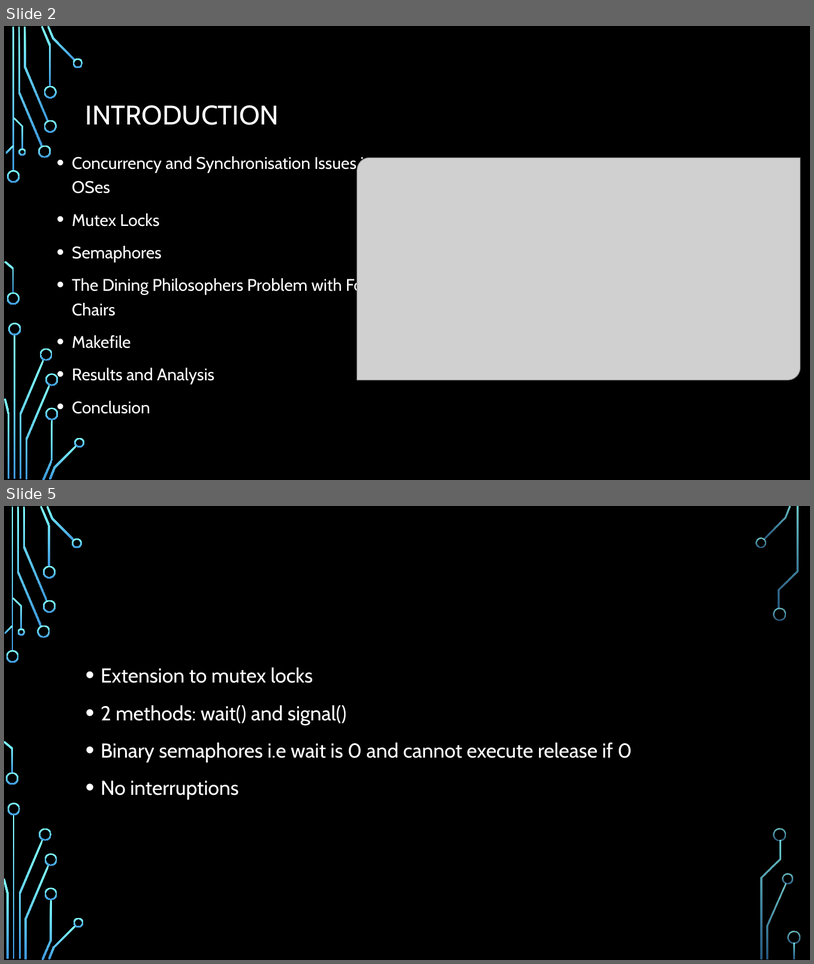
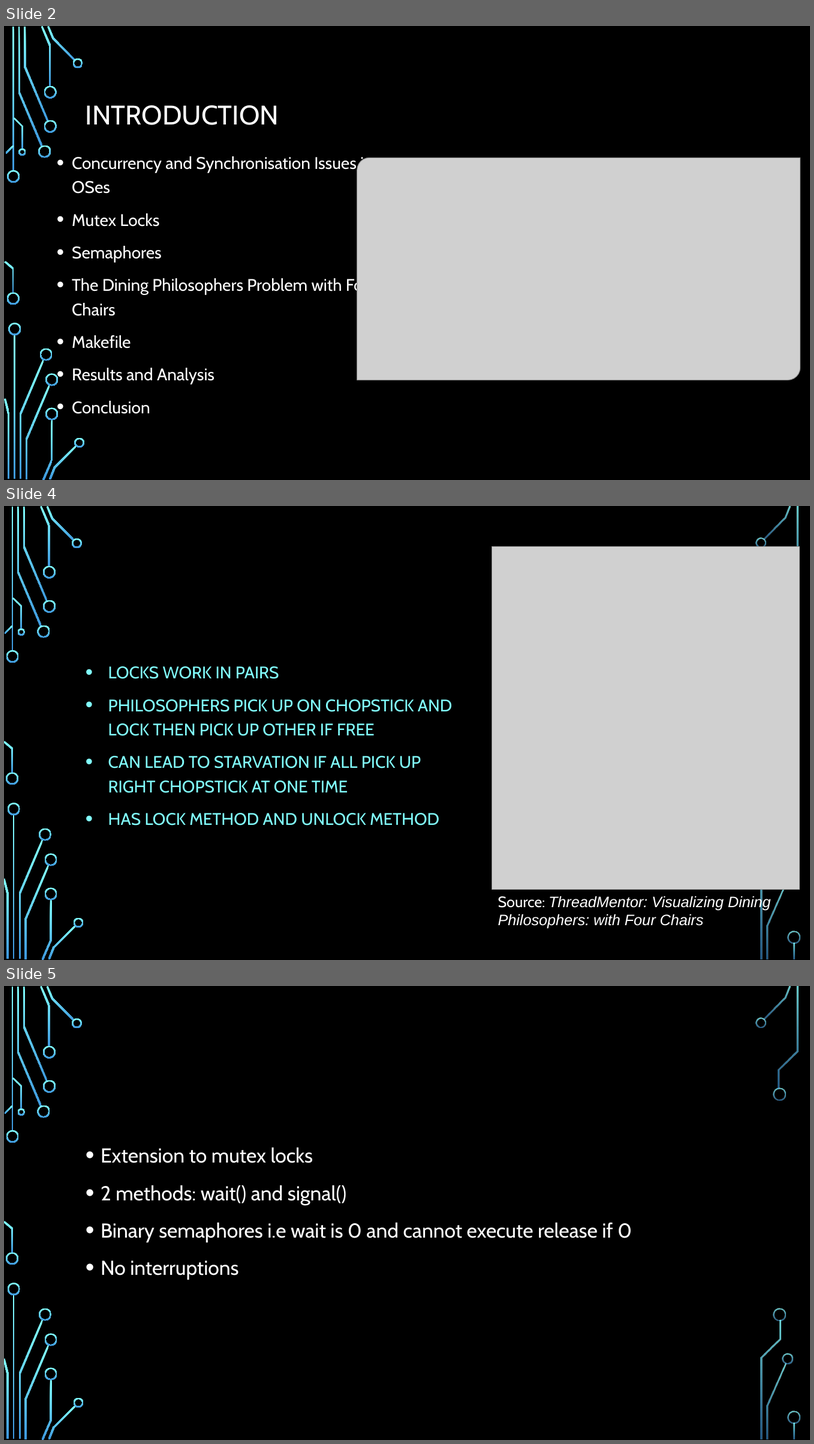
Before and after one commit to StevenKelly99/Stressfree-Pets, a slide deck: final_Presentation.pptx. Shown one above the other, each under a label of ours: slides 2 and 5 before the commit, slides 2, 4 and 5 after it; the slides between them are not shown. The pictures are 814x964 and 814x1444 pixels, drawn with LibreOffice and Linux fonts; fonts in the diff are those of the drawing; grey boxes stand for pictures; background and template pictures are left out. Boxes give left, top, right and bottom in pixels: in the first picture for what was removed or moved away, otherwise in the second. Text is boxed around its words. In the diff, an @@ line names an element or a change of style, - is before the commit and + after.

```diff
--- a/final_Presentation.pptx
+++ b/final_Presentation.pptx
@@ slide 4 added at bbox=[4, 506, 810, 960], background picture (left out); not listed: 33 template elements that a slide beside it also shows @@
@@ picture added at bbox=[492, 547, 800, 889] @@
@@ title added at bbox=[108, 666, 159, 679], 48 pt, text #000000 @@
+MUTEX LOCKS
@@ text added at bbox=[108, 666, 452, 825], 20 pt, text #82FFFF @@
+• LOCKS WORK IN PAIRS
+• PHILOSOPHERS PICK UP ON CHOPSTICK AND LOCK THEN PICK UP OTHER IF FREE
+• CAN LEAD TO STARVATION IF ALL PICK UP RIGHT CHOPSTICK AT ONE TIME
+• HAS LOCK METHOD AND UNLOCK METHOD
@@ text added at bbox=[498, 895, 771, 928], 18 pt, text #FFFFFF, italic @@
+Source: ThreadMentor: Visualizing Dining Philosophers: with Four Chairs
```
Also in this commit, not shown: 2 slides changed, 1 slide removed, 1 other file.
